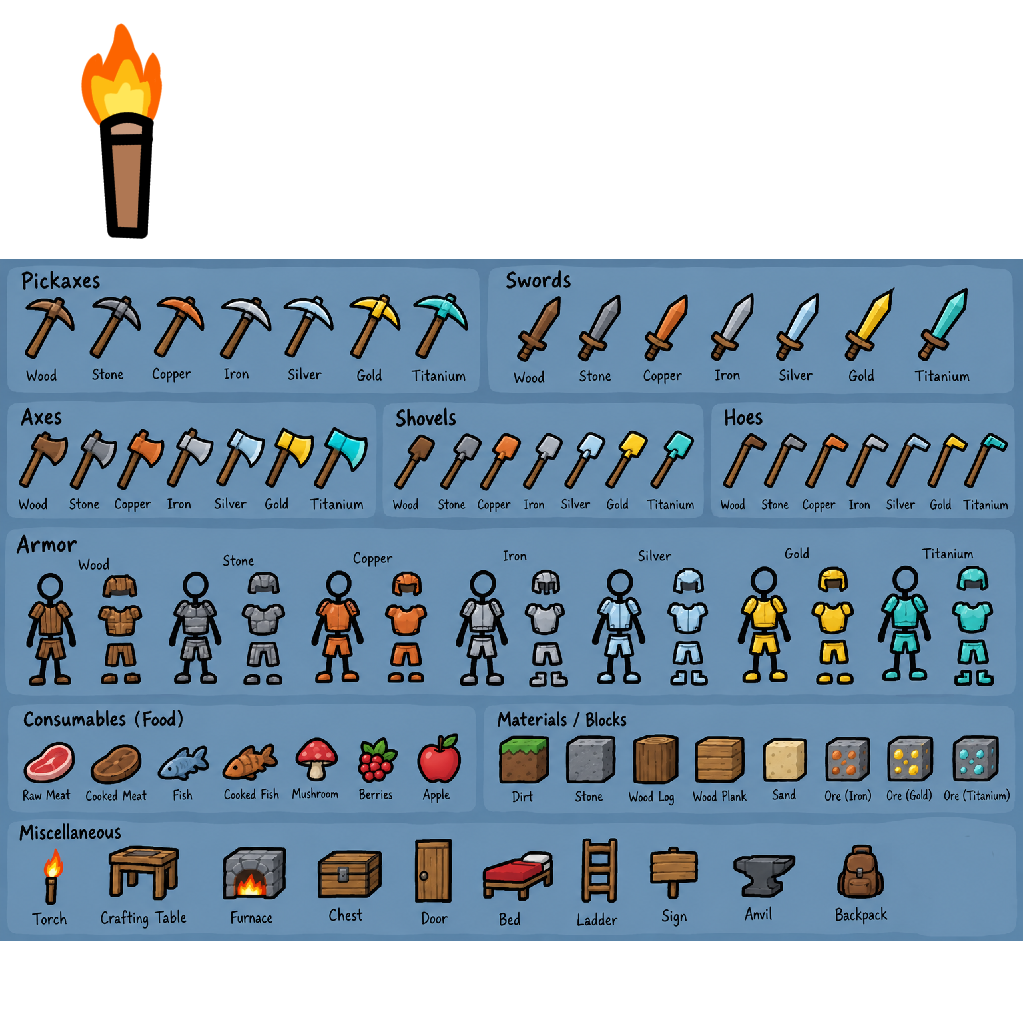
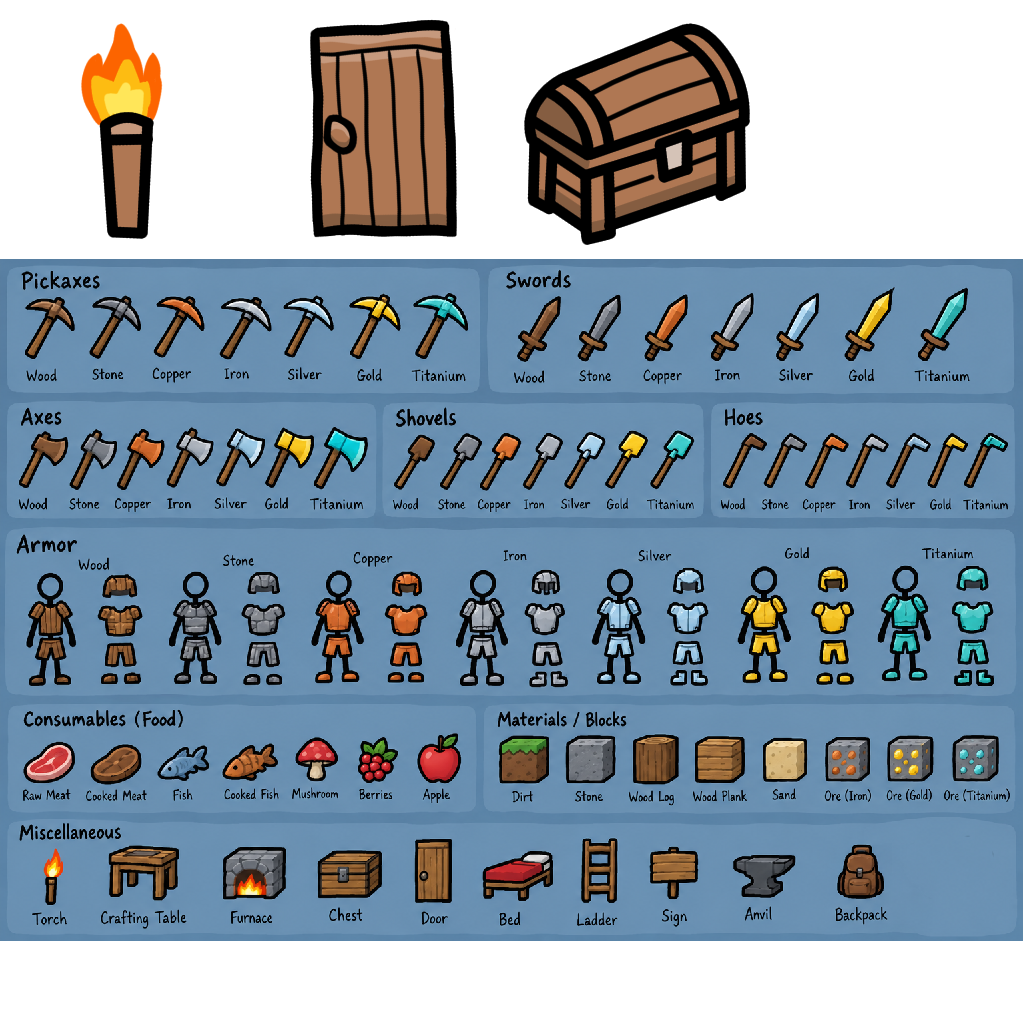
Two versions of the same layered image (w=1024, h=1024). Layer-by-layer changes:
added layer "Outline" (1st of 3) above "Shading" over (x1=524, y1=23, x2=750, y2=245)
added layer "Shading" (1st of 2) above "Color" over (x1=524, y1=64, x2=750, y2=245)
added layer "Color" (1st of 3) above "ref" over (x1=524, y1=23, x2=750, y2=245)
added group "Door Wood" with 4 layers above "Torch" over (x1=310, y1=19, x2=457, y2=238)
added layer "Outline" (2nd of 3, in "Door Wood") in group "Door Wood" over (x1=310, y1=19, x2=457, y2=238)
added layer "Shading" (2nd of 2, in "Door Wood") in group "Door Wood" over (x1=310, y1=19, x2=457, y2=238)
added layer "Color" (2nd of 3, in "Door Wood") in group "Door Wood" over (x1=310, y1=19, x2=457, y2=238)
painted on "ref" (2nd of 2) over (x1=311, y1=192, x2=742, y2=245)
